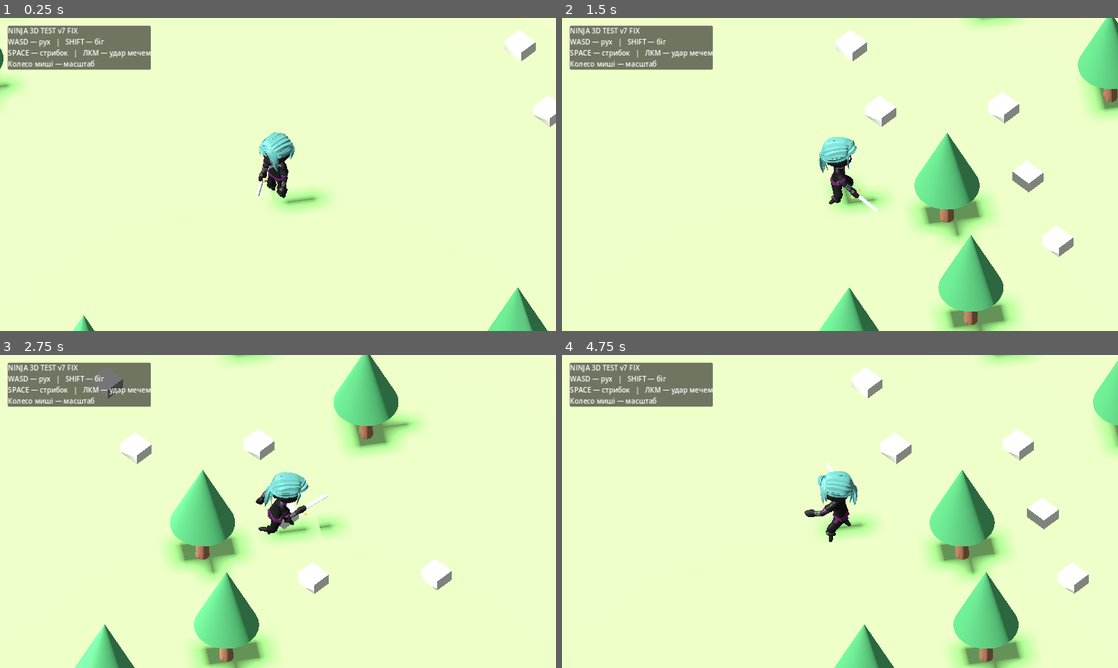
Above: before the commit, frames 1-4 (two rows, left to right).
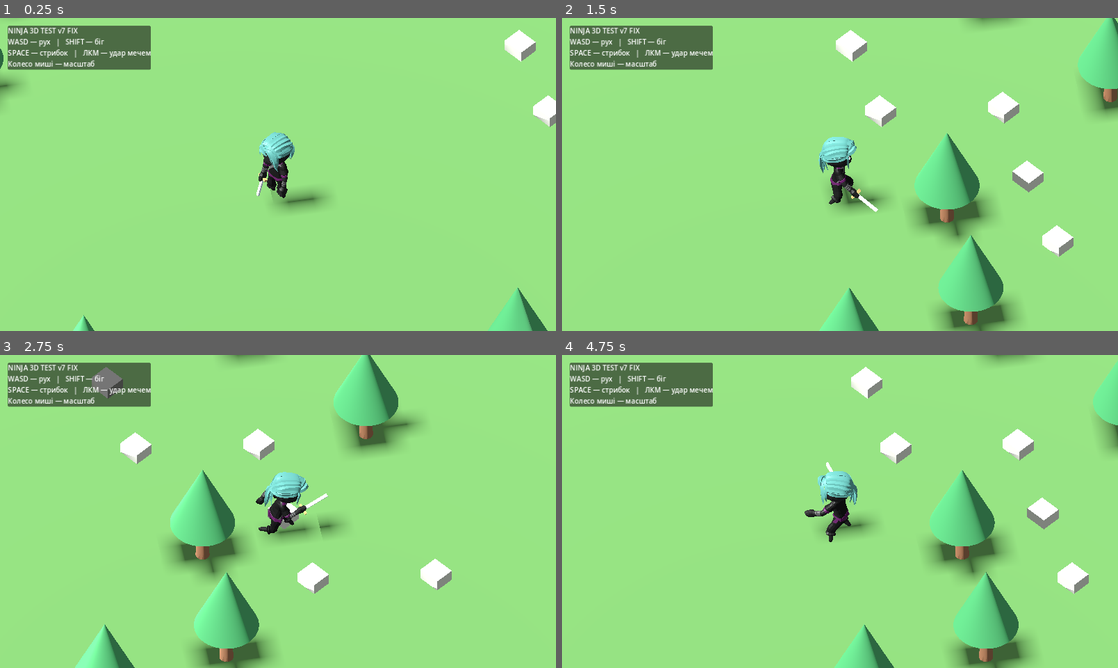
Above: after the commit, the same moments.

Repository: levian47/riskfate-3d-pro
Game: Godot game, scene res://main.tscn
Same seed, same stepped clock (60 frames per second), same inputs: the game is played once before the commit and once after it.
Inputs (mouse positions are in pixels of both pictures, inside the frame that each line leads up to):
- Up to frame 1 (0.25 s): no input
- Up to frame 2 (1.5 s): move the mouse to (962, 158) at 0.52 s; hold D 0.53-1.25 s; hold Shift 0.53-1.25 s; click (962, 158) at 0.67 s; tap Space at 0.77 s; drag from (728, 190) to (812, 237) at 1.27 s
- Up to frame 3 (2.75 s): move the mouse to (333, 442) at 2.02 s; hold D from 2.03 s (still down); hold Shift from 2.03 s (still down)
- Up to frame 4 (4.75 s): release D at 2.75 s; release Shift at 2.75 s; drag from (812, 574) to (673, 464) at 2.77 s; move the mouse to (1006, 558) at 3.52 s; hold A 3.53-4.25 s; hold Shift 3.53-4.25 s; tap Space at 3.77 s; drag from (673, 464) to (756, 433) at 4.27 s

The runs differ from the first frame. In frame 1, 97% of the frame differs, in the area x 0-100%, y 0-100%; in frame 2, 91%; in frame 3, 90%; in frame 4, 92%.

Commit message:
feat: detect portrait orientation and darken ground

Diff:
--- a/main.gd
+++ b/main.gd
@@ -319,7 +319,7 @@
 	ground_collision.shape = ground_shape
 	ground_collision.position.y = -0.5
 	ground.add_child(ground_collision)
-	_add_box(ground, Vector3(70, 1, 70), Vector3(0, -0.5, 0), Color("84b96c"))
+	_add_box(ground, Vector3(70, 1, 70), Vector3(0, -0.5, 0), Color("527c45"))
 	for i in range(18):
 		var angle := TAU * i / 18.0
 		var radius := 13.0 + float(i % 4) * 2.3
--- a/touch_hud.gd
+++ b/touch_hud.gd
@@ -13,11 +13,26 @@
 var zoom_finger := -1
 var zoom_level := 2
 var stick_thumb := Vector2.ZERO
+var portrait_mode := false
 
 func _ready() -> void:
 	mouse_filter = Control.MOUSE_FILTER_IGNORE
 	set_process_input(true)
-	resized.connect(queue_redraw)
+	resized.connect(_on_resized)
+	_on_resized()
+
+func _on_resized() -> void:
+	var now_portrait := size.y > size.x
+	if now_portrait != portrait_mode:
+		portrait_mode = now_portrait
+		# Clear held controls when screen orientation changes.
+		stick_finger = -1
+		jump_finger = -1
+		attack_finger = -1
+		zoom_finger = -1
+		move_vector = Vector2.ZERO
+		stick_thumb = Vector2.ZERO
+		jump_held = false
 	queue_redraw()
 
 func _layout() -> Dictionary:
@@ -41,6 +56,8 @@
 	}
 
 func _input(event: InputEvent) -> void:
+	if portrait_mode:
+		return
 	if event is InputEventScreenTouch:
 		if event.pressed:
 			_press(event.index, event.position)
@@ -95,6 +112,14 @@
 	queue_redraw()
 
 func _draw() -> void:
+	if portrait_mode:
+		draw_rect(Rect2(Vector2.ZERO, size), Color(0.05, 0.08, 0.11, 0.86))
+		var message := "Поверни телефон горизонтально"
+		var font := ThemeDB.fallback_font
+		var font_size := maxi(18, roundi(minf(size.x, size.y) * 0.055))
+		var message_size := font.get_string_size(message, HORIZONTAL_ALIGNMENT_LEFT, -1, font_size)
+		draw_string(font, (size - message_size) * 0.5 + Vector2(0, message_size.y * 0.7), message, HORIZONTAL_ALIGNMENT_LEFT, -1, font_size, Color.WHITE)
+		return
 	var layout := _layout()
 	var center: Vector2 = layout["stick"]
 	var radius: float = layout["stick_radius"]
